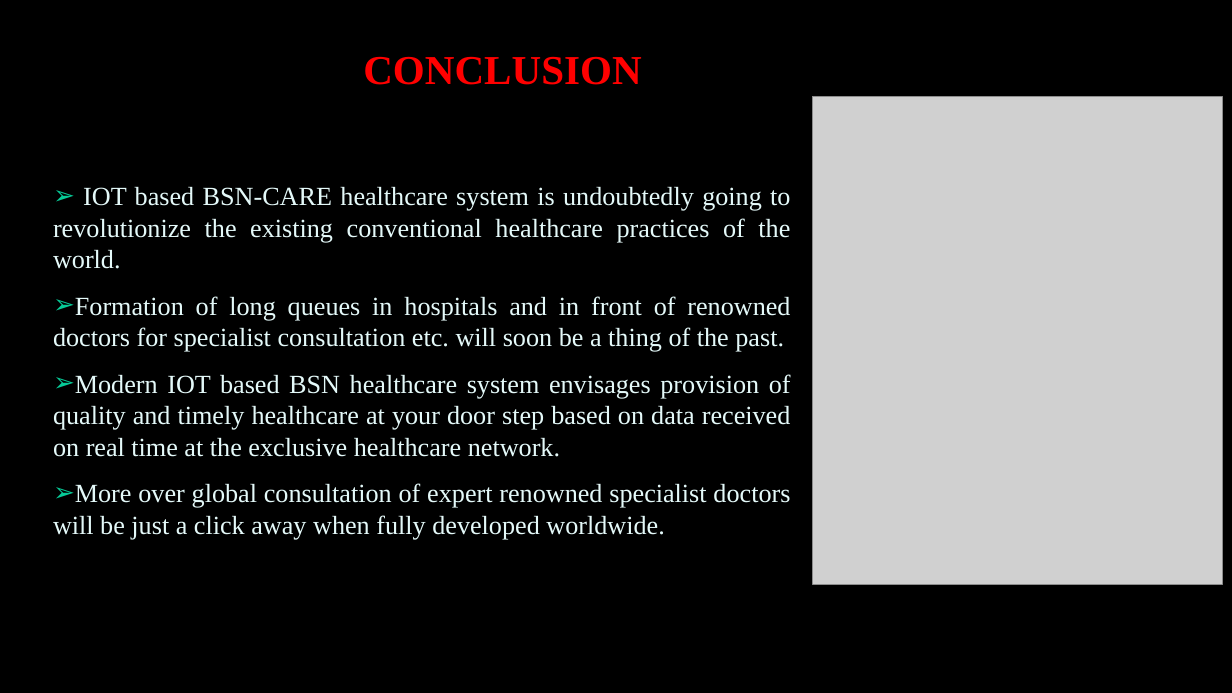
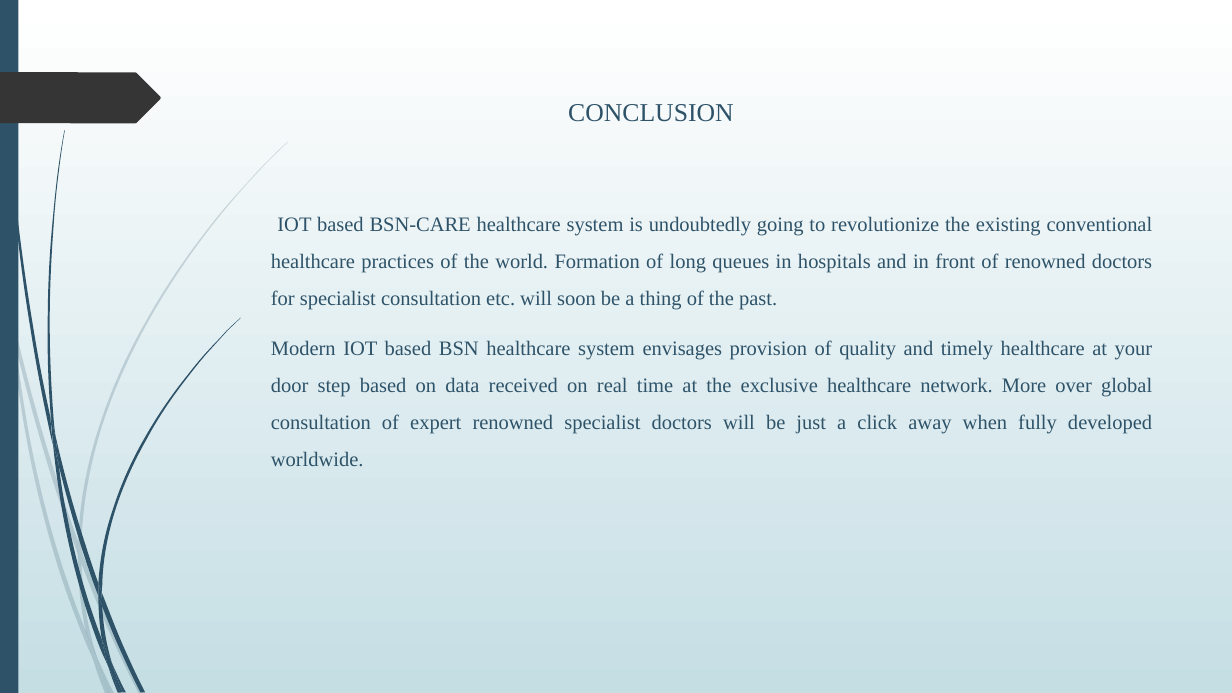
Before and after one commit to Lekshmisr95/body-sensor-network, a slide deck: slide 22 of PPT.pptx (slide 17 before the commit). Drawn at 1232x693 pixels with LibreOffice and Linux fonts; fonts in the diff are those of the drawing; grey boxes stand for pictures; background and template pictures are left out. Boxes give left, top, right and bottom in pixels: in the first picture for what was removed or moved away, otherwise in the second. Text is boxed around its words. In the diff, an @@ line names an element or a change of style, - is before the commit and + after.

```diff
--- a/PPT.pptx
+++ b/PPT.pptx
@@ background picture (left out) to gradient #FFFFFF to #C5DEE5 @@
@@ rectangle added at bbox=[0, 0, 18, 693], fill #2E5369 @@
@@ title removed at bbox=[363, 56, 641, 85] @@
-CONCLUSION
@@ freeform shape added at bbox=[0, 72, 161, 123], fill #353535 @@
@@ text at bbox=[271, 104, 1153, 466]: text changed; size 20.4 to 16 pt; text colour #E4F9F9 to #2E5369 @@
-➢ IOT based BSN-CARE healthcare system is undoubtedly going to revolutionize the existing conventional healthcare practices of the world.
-➢ Formation of long queues in hospitals and in front of renowned doctors for specialist consultation etc. will soon be a thing of the past.
-➢ Modern IOT based BSN healthcare system envisages provision of quality and timely healthcare at your door step based on data received on real time at the exclusive healthcare network.
-➢ More over global consultation of expert renowned specialist doctors will be just a click away when fully developed worldwide.
+CONCLUSION
+IOT based BSN-CARE healthcare system is undoubtedly going to revolutionize the existing conventional healthcare practices of the world. Formation of long queues in hospitals and in front of renowned doctors for specialist consultation etc. will soon be a thing of the past.
+Modern IOT based BSN healthcare system envisages provision of quality and timely healthcare at your door step based on data received on real time at the exclusive healthcare network. More over global consultation of expert renowned specialist doctors will be just a click away when fully developed worldwide.
@@ picture removed at bbox=[813, 97, 1223, 585] @@
@@ group added at bbox=[0, 141, 288, 693]: 10 freeform shapes @@
@@ group added at bbox=[3, 0, 240, 693]: 12 freeform shapes @@
```
Also in this commit, not shown: 13 other slides changed, 9 slides added, 4 slides removed, 6 other files.
